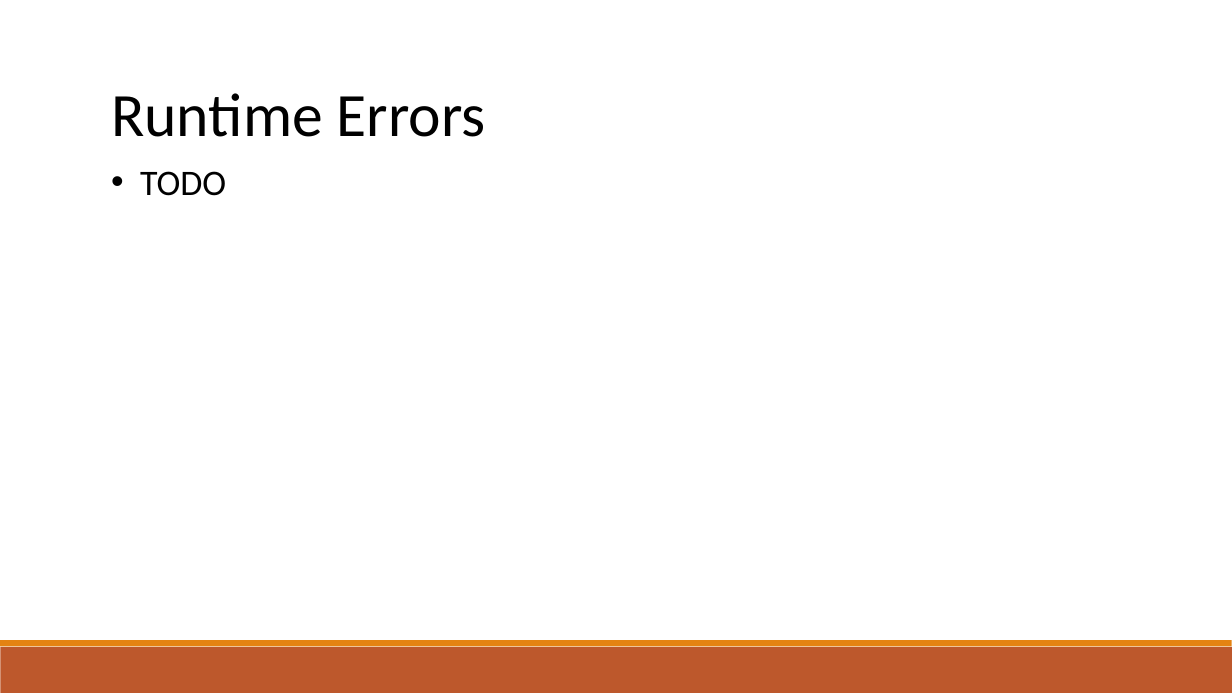
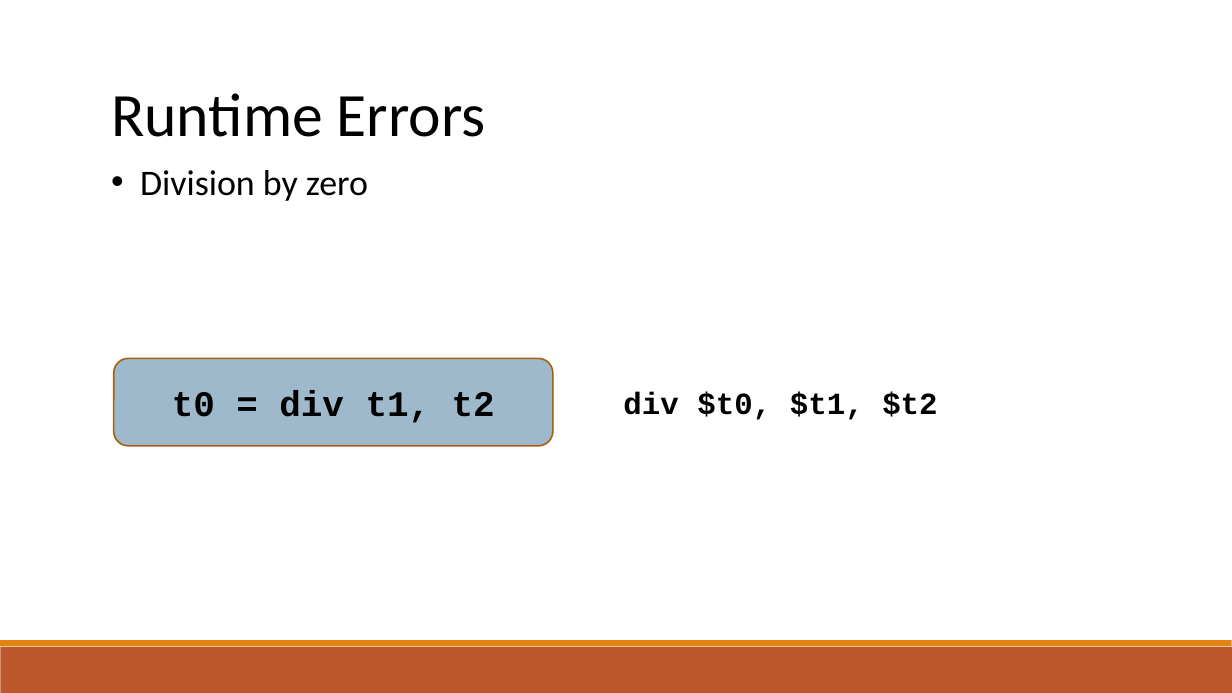
Before and after one commit to raghadzeidan/COMPILATION_TAU_FOR_STUDENTS, a slide deck: slide 49 of new_slides/codegen.pptx. Drawn at 1232x693 pixels with LibreOffice and Linux fonts; fonts in the diff are those of the drawing. Boxes give left, top, right and bottom in pixels: in the first picture for what was removed or moved away, otherwise in the second. Text is boxed around its words. In the diff, an @@ line names an element or a change of style, - is before the commit and + after.

```diff
--- a/new_slides/codegen.pptx
+++ b/new_slides/codegen.pptx
@@ text at box(140, 170, 368, 201): text changed @@
-• TODO
+• Division by zero
@@ rounded rectangle added at box(114, 359, 553, 446), fill #40749B at 50% opacity, outline #A9610D 1.25 pt, 28 pt, text #000000, bold @@
+t0 = div t1, t2
@@ text added at box(623, 392, 937, 420), 24 pt, text #000000, bold @@
+div $t0, $t1, $t2
```
Also in this commit, not shown: 1 other slide changed, 13 slides added, 1 slide removed, 1 other file.
